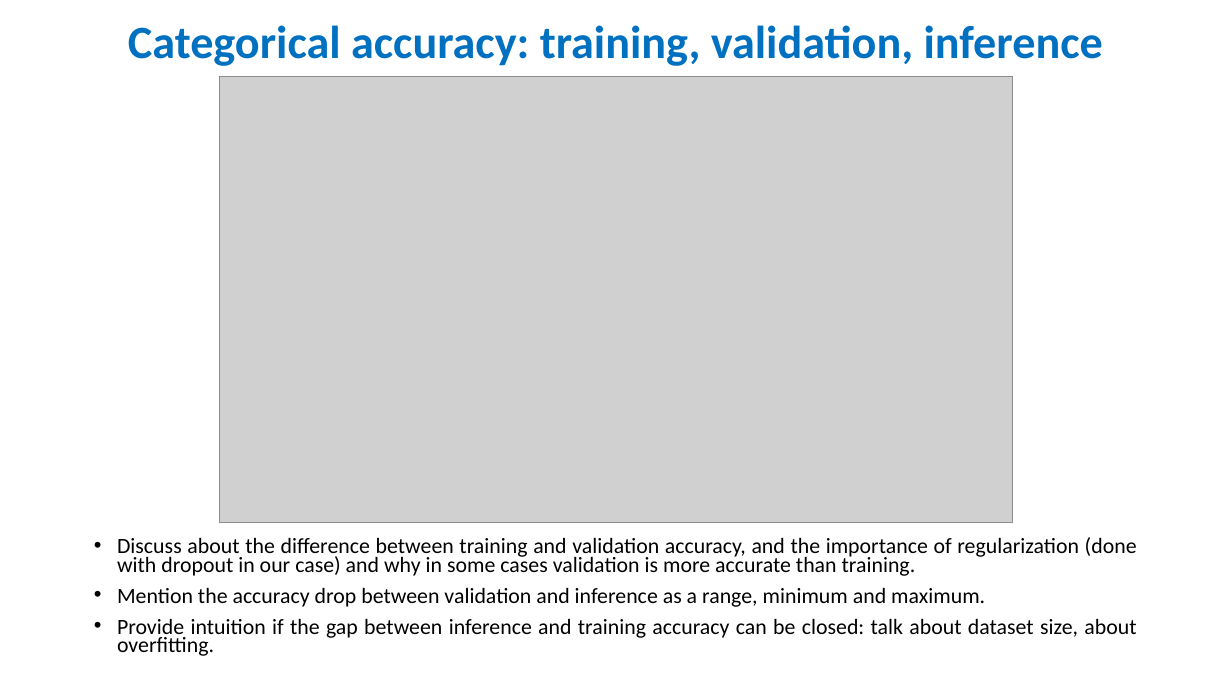
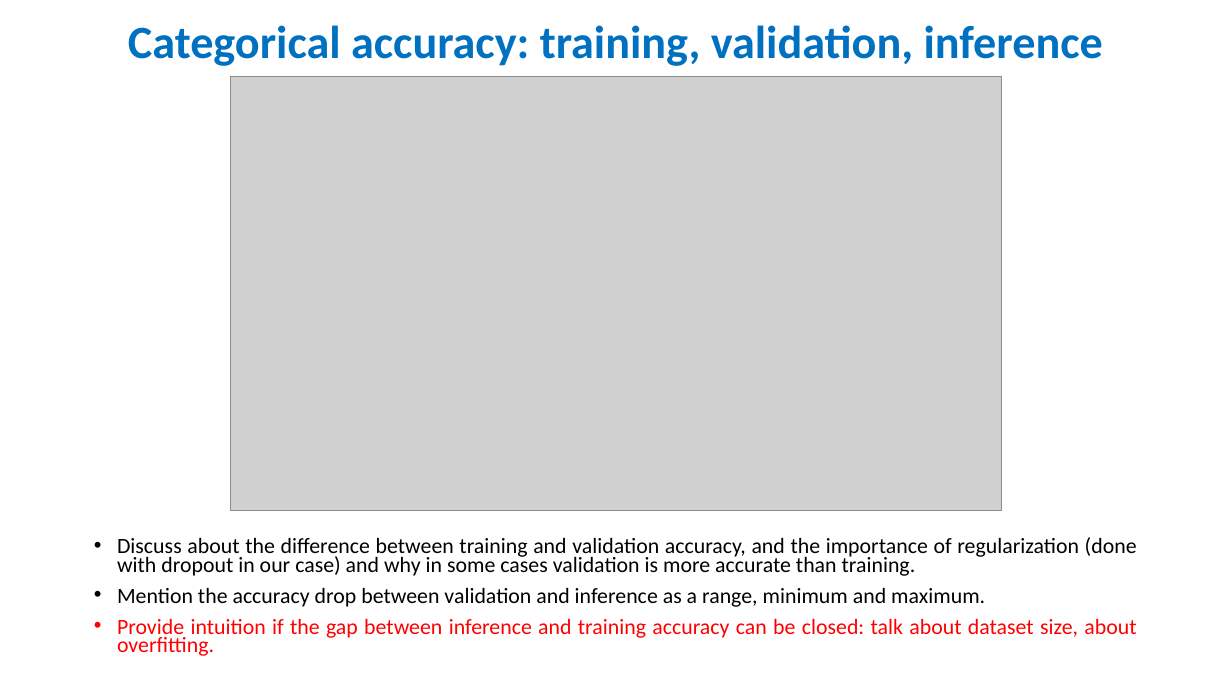
Before and after one commit to valentinandrei/saa_experiments, a slide deck: slide 34 of paper_writing/TOC.pptx (slide 31 before the commit). Drawn at 1232x693 pixels with LibreOffice and Linux fonts; fonts in the diff are those of the drawing; grey boxes stand for pictures. Boxes give left, top, right and bottom in pixels: in the first picture for what was removed or moved away, otherwise in the second. Text is boxed around its words. In the diff, an @@ line names an element or a change of style, - is before the commit and + after.

```diff
--- a/paper_writing/TOC.pptx
+++ b/paper_writing/TOC.pptx
@@ picture: place and size @@
-picture at [220, 77, 1013, 523]
+picture at [231, 77, 1002, 511]
@@ text at [117, 619, 1136, 656]: text colour #000000 to #FF0000 in "Provide intuition if the gap between inference ..." @@
```
Also in this commit, not shown: 11 other slides changed, 4 slides added, 1 slide removed, 37 other files.
